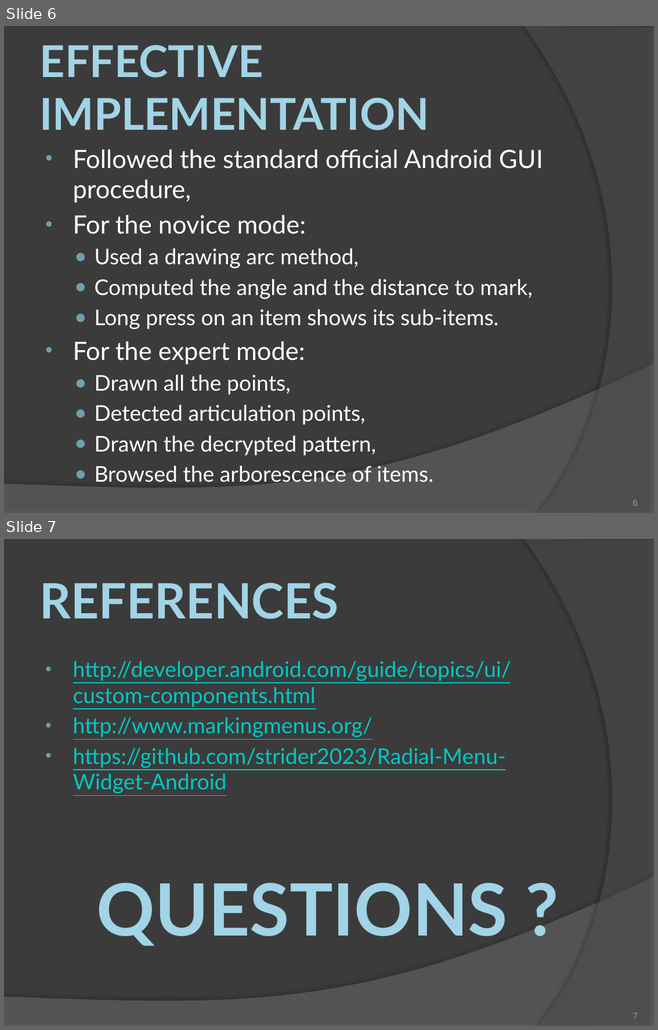
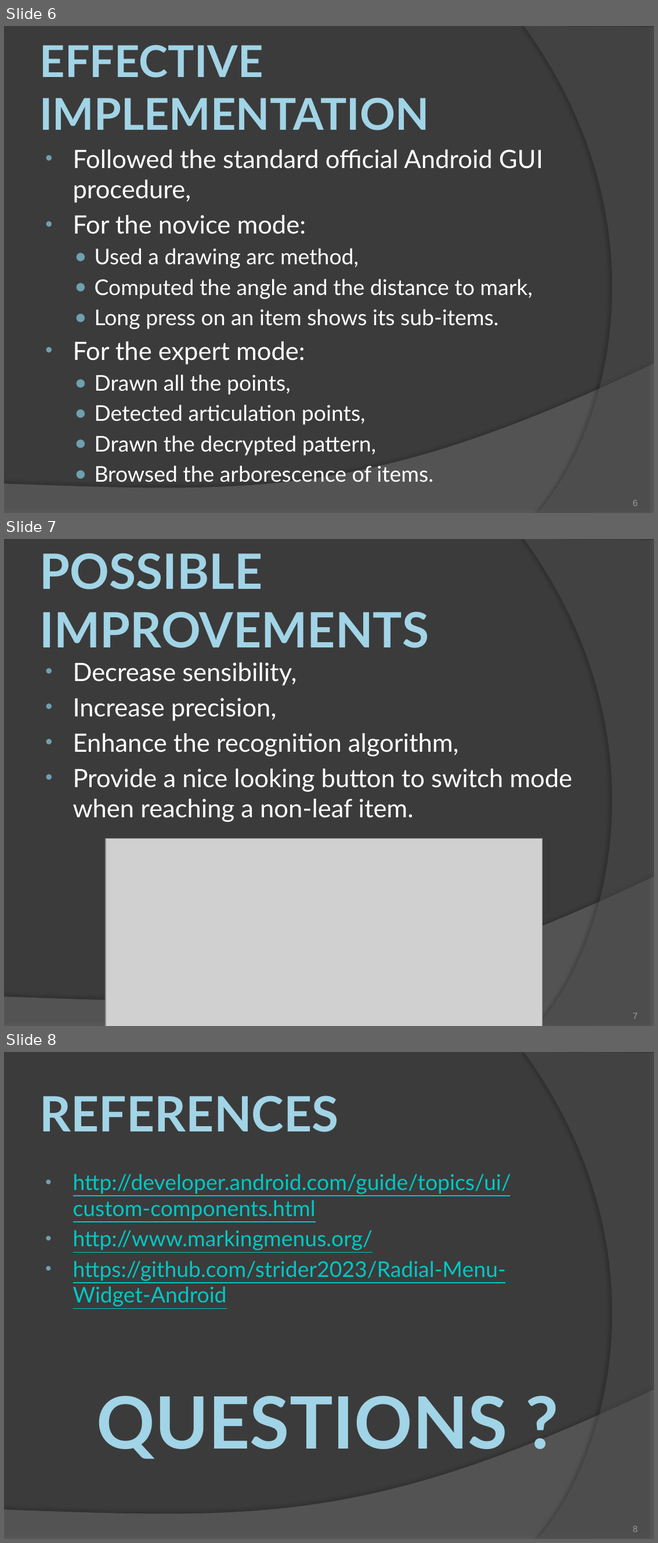
Before and after one commit to goui/markingmenusandroid, a slide deck: docs/Marking menus for android.pptx. Shown one above the other, each under a label of ours: slides 6 and 7 before the commit, slides 6, 7 and 8 after it. The pictures are 658x1030 and 658x1543 pixels, drawn with LibreOffice and Linux fonts; fonts in the diff are those of the drawing; grey boxes stand for pictures. Boxes give left, top, right and bottom in pixels: in the first picture for what was removed or moved away, otherwise in the second. Text is boxed around its words. In the diff, an @@ line names an element or a change of style, - is before the commit and + after.

Commit message:
ajout de la diapositive improvements

```diff
--- a/docs/Marking menus for android.pptx
+++ b/docs/Marking menus for android.pptx
@@ slide 7 added at bbox=[4, 539, 654, 1026], background #3B3B3B; not listed: 2 template elements that a slide beside it also shows @@
@@ title added at bbox=[40, 553, 429, 648], 54 pt, text gradient #A1D4E7 to #58808D, bold @@
+POSSIBLE IMPROVEMENTS
@@ text added at bbox=[73, 663, 572, 822], 28 pt, text #FFFFFF @@
+• Decrease sensibility,
+• Increase precision,
+• Enhance the recognition algorithm,
+• Provide a nice looking button to switch mode when reaching a non-leaf item.
@@ picture added at bbox=[106, 838, 542, 1026] @@
@@ page number added at bbox=[632, 1013, 637, 1019], 10 pt, text #9D9B9A @@
+7
@@ what was slide 7 is now slide 8 @@
@@ page number at bbox=[632, 1526, 637, 1532]: text changed @@
-7
+8
```
